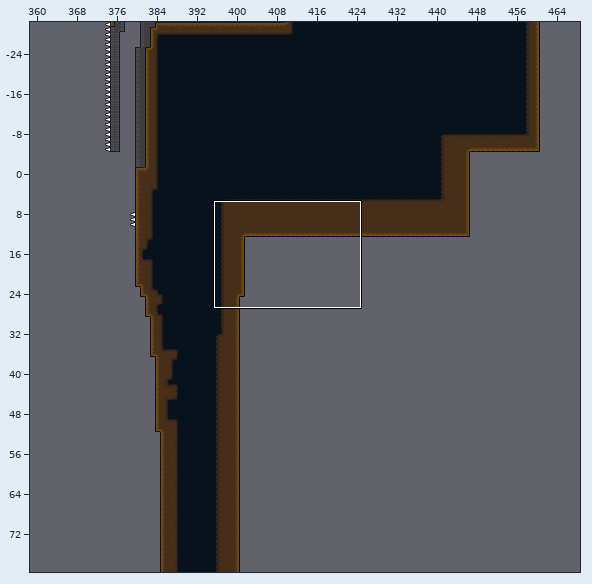
Tiled map: Assets/Tiled Levels/Level 1.tmx. The first picture is a wide view before the edit; the outline marks the close-up.
Close-up. First the earlier version:
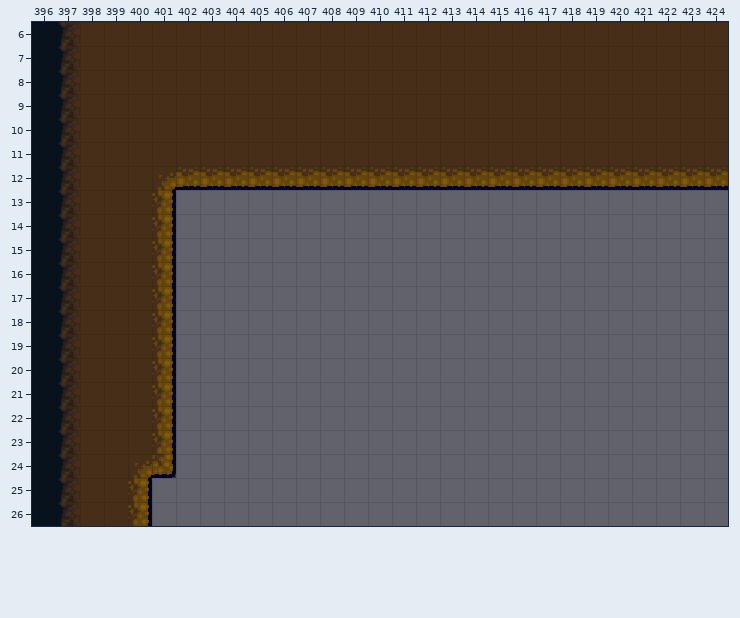
Cells are 16x16 px. Shown: x 396..424, y 6..26. The commit also changed other parts of the map, which this record leaves out.
Once edited:
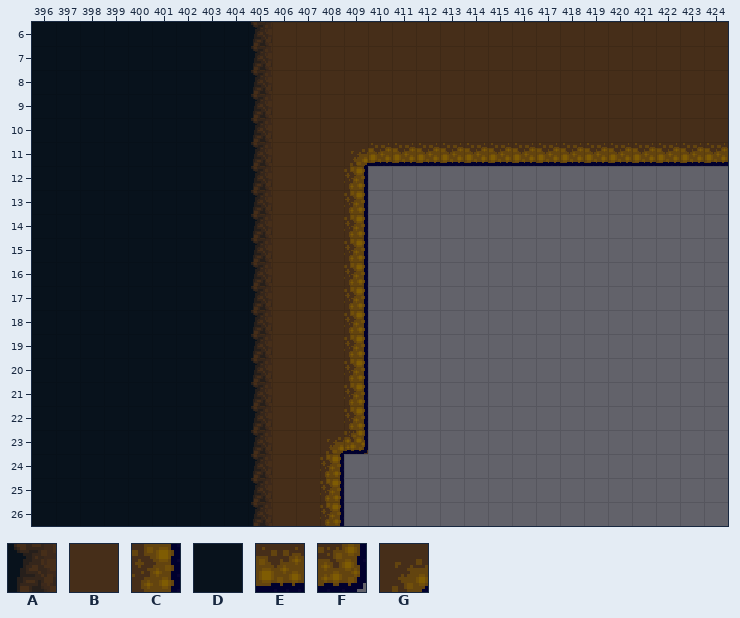
Key: from "Deny Phase 1-2 Transition": A 3; from "mini_deny_tilemap5": B 17, C 18, D 20, E 33, F 34, G 98.
_ is an empty cell, # one hidden under a higher layer, . an unchanged one.
Change:
--- layer "prototype"
@@ x 410..424 @@
-12 ###############
+12 _______________
@@ x 401..409 @@
-23 ........_
-24 B........
+23 ........B
+24 #........
--- layer "ground"
@@ x 397..424 @@
- 6 ABBBBBBBB...................
- 7 ABBBBBBBB...................
- 8 ABBBBBBBB...................
- 9 ABBBBBBBB...................
-10 ABBBBBBBB...................
-11 ABBBBBBBB...BBBBBBBBBBBBBBBB
-12 ABBBGEEEEEEEEEEEEEEEEEEEEEEE
-13 ABBBC________...............
-14 ABBBC________...............
-15 ABBBC________...............
-16 ABBBC________...............
-17 ABBBC________...............
-18 ABBBC________...............
-19 ABBBC________...............
-20 ABBBC________...............
-21 ABBBC________...............
-22 ABBBC________...............
-23 ABBBC________...............
-24 ABBGF_______................
-25 ABBC________................
-26 ABBC________................
+ 6 DDDDDDDDA...................
+ 7 DDDDDDDDA...................
+ 8 DDDDDDDDA...................
+ 9 DDDDDDDDA...................
+10 DDDDDDDDA...................
+11 DDDDDDDDA...GEEEEEEEEEEEEEEE
+12 DDDDDDDDABBBC_______________
+13 DDDDDDDDABBBC...............
+14 DDDDDDDDABBBC...............
+15 DDDDDDDDABBBC...............
+16 DDDDDDDDABBBC...............
+17 DDDDDDDDABBBC...............
+18 DDDDDDDDABBBC...............
+19 DDDDDDDDABBBC...............
+20 DDDDDDDDABBBC...............
+21 DDDDDDDDABBBC...............
+22 DDDDDDDDABBBC...............
+23 DDDDDDDDABBGF...............
+24 DDDDDDDDABBC................
+25 DDDDDDDDABBC................
+26 DDDDDDDDABBC................
Changed places in both close-ups, as pixel boxes (x1, y1, x2, y2):
changed: (59, 22, 728, 526)
